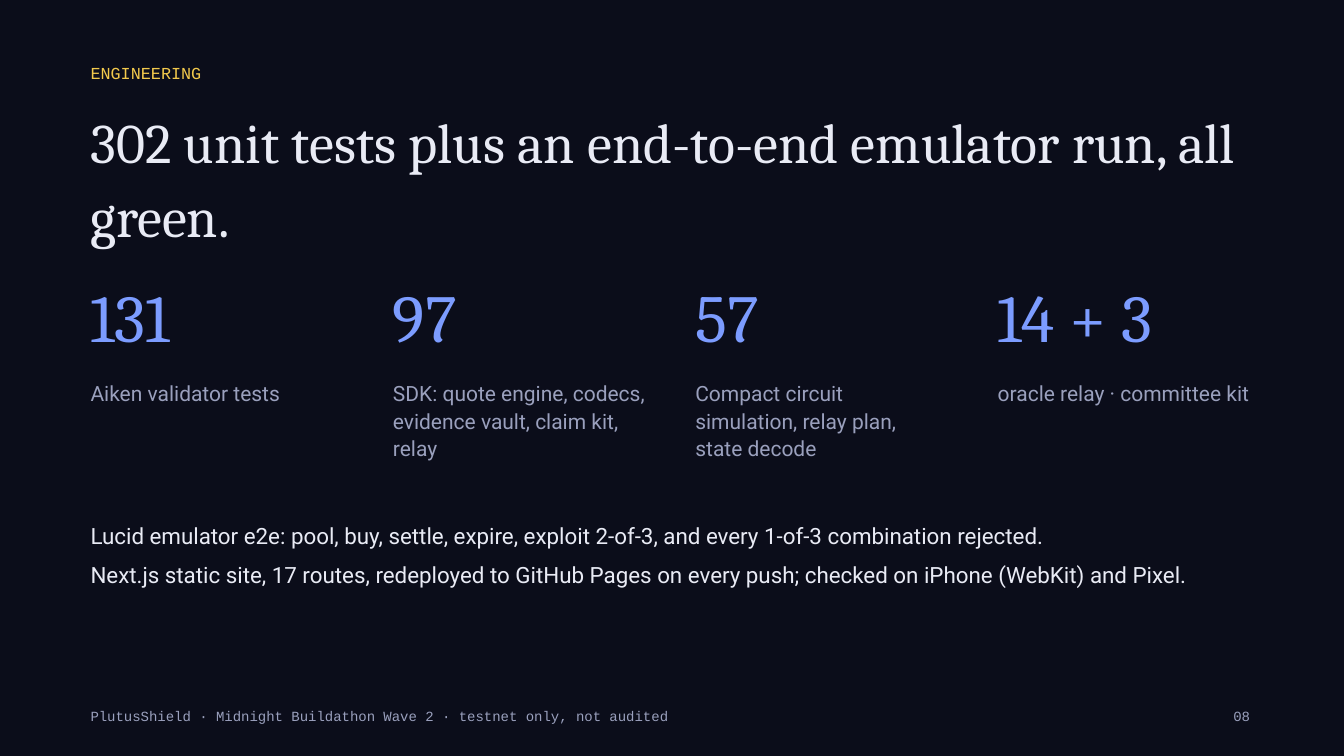
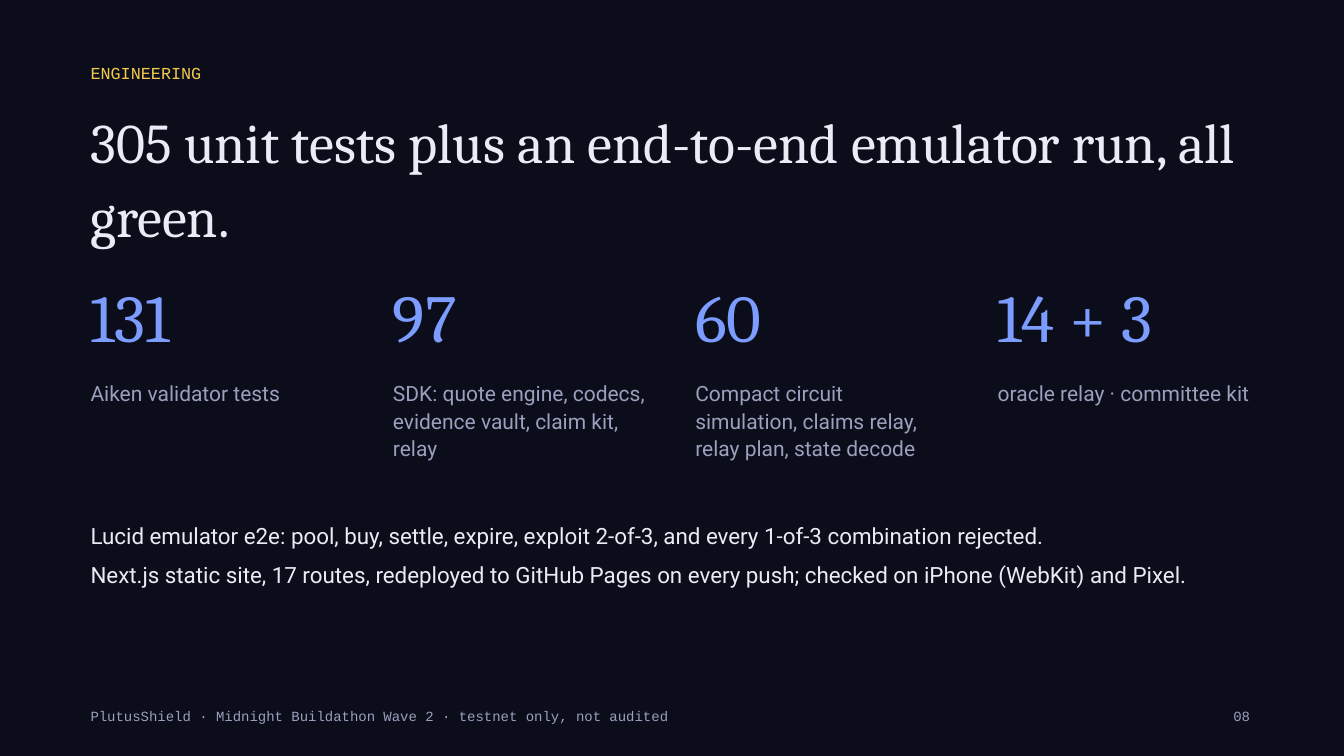
Before and after one commit to Kshot3000/PlutusShield, a slide deck: slide 8 of docs/buildathon/PlutusShield-Wave2-deck.pptx. Drawn at 1344x756 pixels with LibreOffice and Linux fonts; fonts in the diff are those of the drawing. Boxes give left, top, right and bottom in pixels: in the first picture for what was removed or moved away, otherwise in the second. Text is boxed around its words. In the diff, an @@ line names an element or a change of style, - is before the commit and + after.

Commit message:
Claims: first holder-filed claim paid end to end — exploit policy 496dced8… (25 tADA, Preview v2 pool) filed from the holder's own claim kit on Midnight Preprod (fileClaim 00989a6a…, relay never held the policy key), seats 0 + 2 verified the bundle off-ledger and voted PAID (cefd3f5a…, beb6d9f5…), Cardano Settle dbf0ba7a… paid 25 tADA on assessor-1 + assessor-3 after the v2 Settle gate; /pool and /claim/evidence show the v2 committee decision and a 'filed by the holder' badge; README, settlement docs, Wave 2 deck rebuilt (305 tests)

```diff
--- a/docs/buildathon/PlutusShield-Wave2-deck.pptx
+++ b/docs/buildathon/PlutusShield-Wave2-deck.pptx
@@ text at (91,124,1235,175): text changed @@
-302 unit tests plus an end-to-end emulator run, all green.
+305 unit tests plus an end-to-end emulator run, all green.
@@ text at (695,297,761,343): text changed @@
-57
+60
@@ text at (695,386,917,461): text changed @@
-Compact circuit simulation, relay plan, state decode
+Compact circuit simulation, claims relay, relay plan, state decode
```
Also in this commit, not shown: 1 other slide changed, 10 other files.
